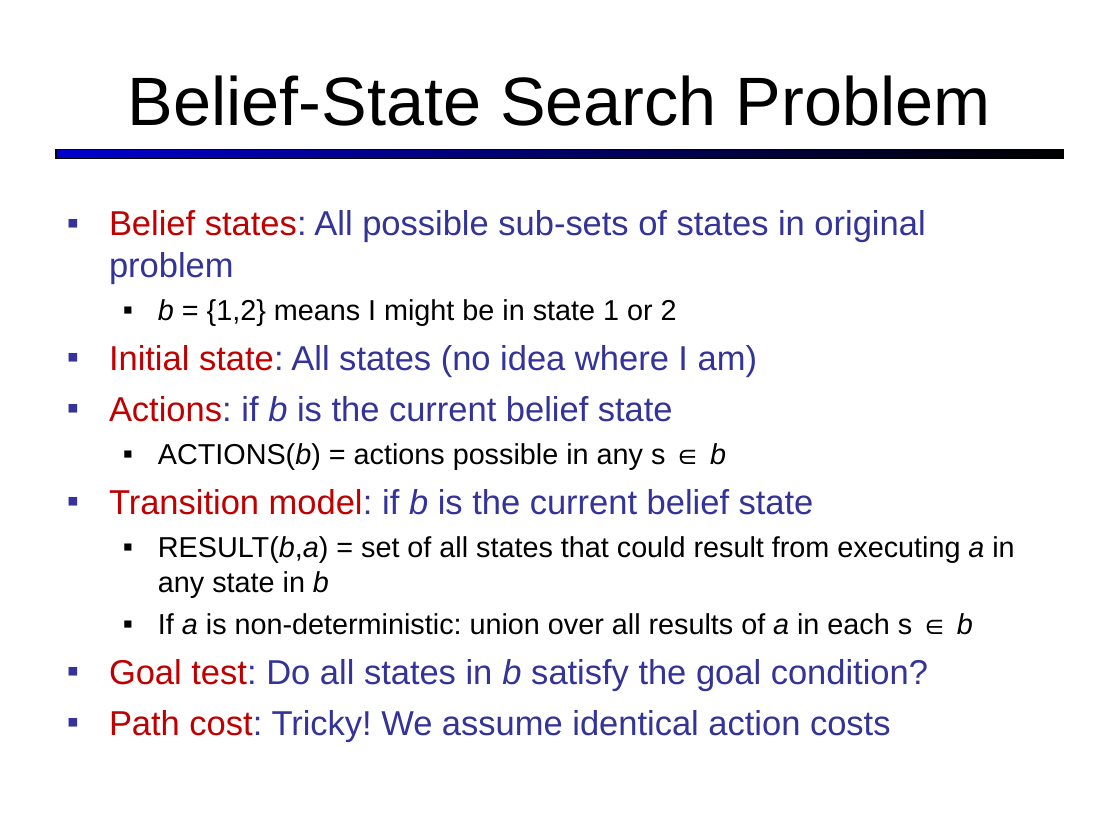
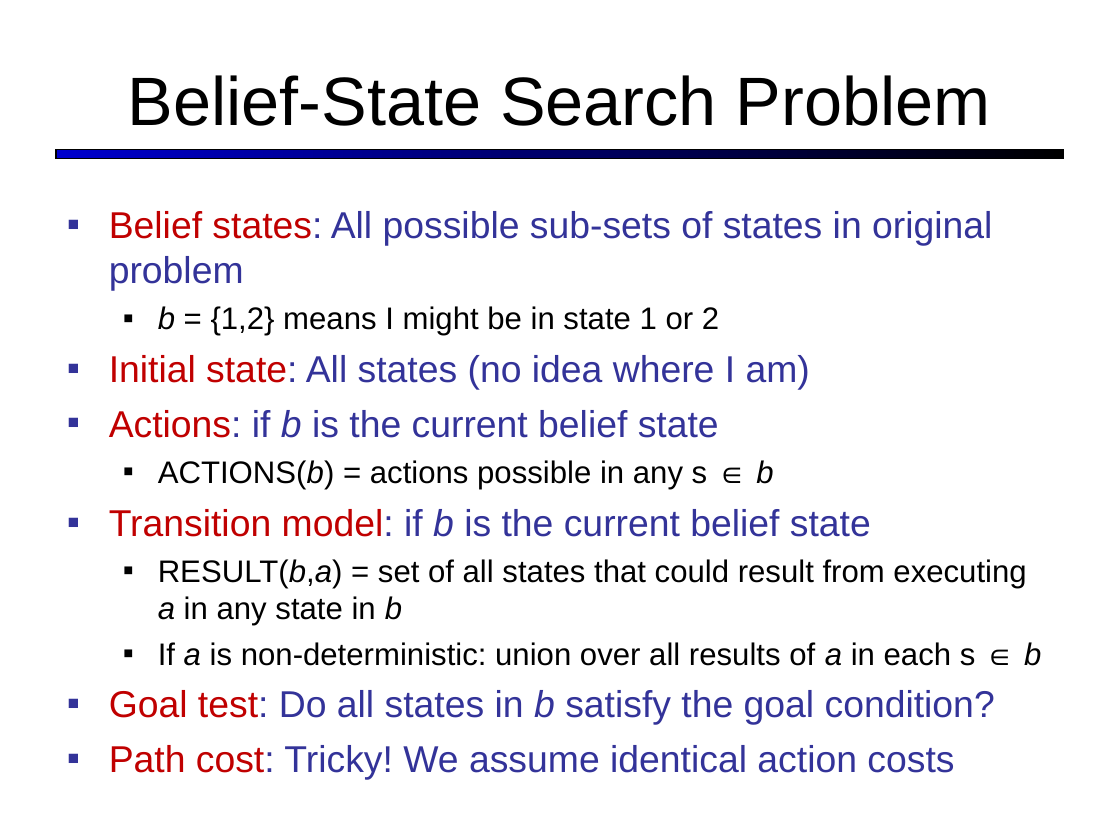
Before and after one commit to ProfessorX/CIS604, a slide deck: slide 26 of Notes/search_nonclassical.ppt. Drawn at 1120x840 pixels with LibreOffice and Linux fonts; fonts in the diff are those of the drawing. Boxes give left, top, right and bottom in pixels: in the first picture for what was removed or moved away, otherwise in the second. Text is boxed around its words. In the diff, an @@ line names an element or a change of style, - is before the commit and + after.

```diff
--- a/Notes/search_nonclassical.ppt
+++ b/Notes/search_nonclassical.ppt
@@ text "Belief states: All possible sub-sets ..." at (109, 211, 1041, 725): size 22.2 to 24 pt in "Belief states: All possible sub-sets of states ...", "Initial state: All states (no idea where ...", "Actions: if b is the current belief ...", "Transition model: if b is the current ..." and 2 more places; size 18.5 to 20 pt in "b = {1,2} means I might be ...", "ACTIONS(b) = actions possible in any s ...", "RESULT(b,a) = set of all states that ...", "If a is non-deterministic: union over all ..."; indent changed @@
```
Also in this commit, not shown: 30 other slides changed, 12 other files.
